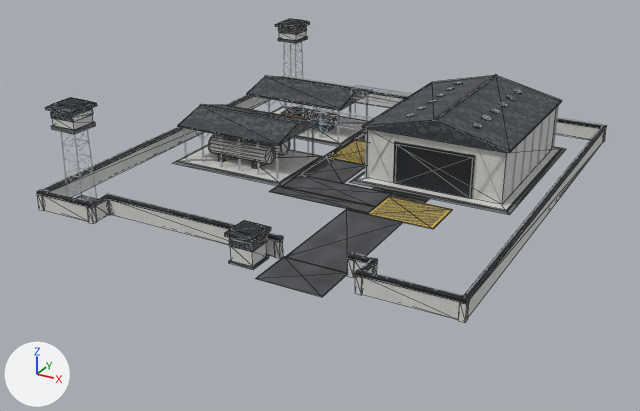
What one commit did to the glTF model Models/logistics_camp_lvl2.glb.
The view is the same before and after, from a camera (50 mm lens) standing at (76.4, -151.2, 66.7) and looking at (-2.5, -7.8, -5.0). The axes (+X, +Y, +Z) are drawn at lower left. The lights are the same throughout. The first picture is the older version. Mesh edges are drawn as thin lines on the coarser meshes. Vertices at exactly the same position are counted once.

The scene before the commit, as lines of its bpy script (objects in view):
```python
me_log_l2_concdark_007 = bpy.data.meshes.new('LOG_L2_ConcDark.007')
me_log_l2_concdark_007.from_pydata(...)  # 96 vertices, 144 faces; spans x -38.7..35.4, y -45.5..41.7, z 0.0..16.0
me_log_l2_concdark_007.materials.append(mat_mat_no_concrete_dark)  # picture img_tex_no_concrete_dark
me_log_l2_doorcorr_007 = bpy.data.meshes.new('LOG_L2_DoorCorr.007')
me_log_l2_doorcorr_007.from_pydata(...)  # a box spanning x 11.3..26.7, y -2.2..-2.0, z 0.5..8.7
me_log_l2_doorcorr_007.materials.append(mat_mat_no_door_corrugated)  # picture img_tex_no_door_corrugated
me_log_l2_roofcorr_007 = bpy.data.meshes.new('LOG_L2_RoofCorr.007')
me_log_l2_roofcorr_007.from_pydata(...)  # 66 vertices, 120 faces; spans x -39.2..33.8, y -45.8..42.2, z 5.0..19.8
me_log_l2_roofcorr_007.materials.append(mat_mat_no_roof_corrugated)  # picture img_tex_no_roof_corrugated
ob_log_l2_concdark = bpy.data.objects.new('LOG_L2_ConcDark', me_log_l2_concdark_007)
ob_log_l2_concdark.location = (0.0, 0.0, 0.0)
ob_log_l2_doorcorr = bpy.data.objects.new('LOG_L2_DoorCorr', me_log_l2_doorcorr_007)
ob_log_l2_doorcorr.location = (0.0, 0.0, 0.0)
ob_log_l2_roofcorr = bpy.data.objects.new('LOG_L2_RoofCorr', me_log_l2_roofcorr_007)
ob_log_l2_roofcorr.location = (0.0, 0.0, 0.0)
# also in view: 'LOG_L2_SteelDark' at (0.0, -0.2, 10.3); 'LOG_L2_ConcLight' at (0.0, -0.4, 9.5); 'LOG_L2_HatchZone' at (8.9, 0.4, 0.1); 'LOG_L2_WindowDark' at (-16.4, -1.9, 10.8); 'LOG_L2_SteelTruss' at (0.0, 0.0, 7.9)
```
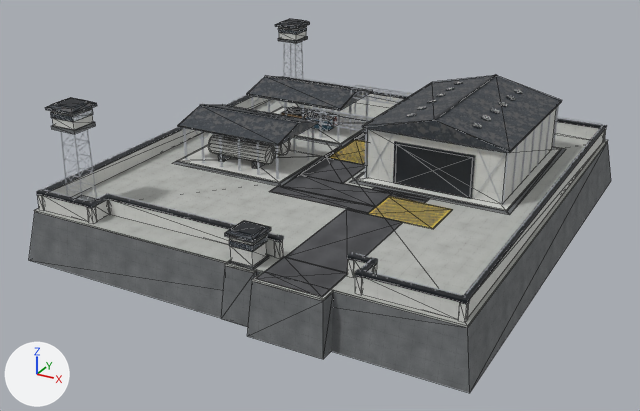
Diff of the bpy script that builds the scene:
```diff
--- a/Models/logistics_camp_lvl2.glb.py
+++ b/Models/logistics_camp_lvl2.glb.py
@@ img_tex_no_concrete_mid @@
+img_tex_no_concrete_mid = load_image('tex_no_concrete_mid', '_unpacked/tex_no_concrete_mid', 512, 512, 'sRGB')
@@ mat_mat_no_concrete_mid @@
+mat_mat_no_concrete_mid = principled_material('Mat_NO_Concrete_Mid')
+mat_mat_no_concrete_mid.texture = img_tex_no_concrete_mid
+mat_mat_no_concrete_mid.roughness = 0.88
@@ me_log_l2_concdark_007 @@
 # used by ob_log_l2_concdark; location = (0.0, 0.0, 0.0)
 # verts and faces of me_log_l2_concdark_007; kept vertices keep their numbers, new ones are numbered from 96
-me_log_l2_concdark_007.from_pydata(...)  # 96 vertices, 144 faces; spans x -38.7..35.4, y -45.5..41.7, z 0.0..16.0
+me_log_l2_concdark_007.from_pydata(...)  # 120 vertices, 180 faces; spans x -43.8..43.8, y -49.5..46.8, z -10.0..16.0
+# me_log_l2_concdark_007 part 1
+verts[96] = (-43.8, -46.8, -10.0)  # pixel (28, 260)
+verts[97] = (43.8, -46.8, -10.0)  # pixel (469, 393)
+verts[98] = (43.8, 46.8, -10.0)  # pixel (611, 180)
+verts[99] = (-43.8, 46.8, -10.0)
+verts[100] = (-42.2, -45.2, -0.3)  # pixel (34, 211)
+verts[101] = (42.2, -45.2, -0.3)  # pixel (467, 327)
+verts[102] = (42.2, 45.2, -0.3)  # pixel (607, 141)
+verts[103] = (-42.2, 45.2, -0.3)
+faces += [(96, 99, 98), (100, 101, 103), (96, 97, 101), (96, 101, 100), (97, 98, 102), (97, 102, 101)]
+faces += [(98, 99, 103), (98, 103, 102), (96, 100, 99), (99, 100, 103), (96, 98, 97), (101, 102, 103)]
+# me_log_l2_concdark_007 part 2
+# 16 vertices are added at x 0.3..21.0, y -49.5..-45.2, z -9.9..-0.3
+# 24 new faces join them
 me_log_l2_concdark_007.materials.append(mat_mat_no_concrete_dark)
@@ me_log_l2_concmid_001 @@
+me_log_l2_concmid_001.from_pydata(...)  # a box spanning x -42.2..42.2, y -45.2..45.2, z -0.4..0.0; a box spanning x 0.8..6.4, y -45.9..-45.2, z -0.4..0.0; a box spanning x 7.6..20.4, y -48.4..-45.2, z -0.4..0.0
+me_log_l2_concmid_001.materials.append(mat_mat_no_concrete_mid)  # picture img_tex_no_concrete_mid
@@ ob_log_l2_concmid @@
+ob_log_l2_concmid = bpy.data.objects.new('LOG_L2_ConcMid', me_log_l2_concmid_001)
+ob_log_l2_concmid.location = (0.0, 0.0, 0.0)
```

Changed parts and their boxes (x1, y1, x2, y2) in the pictures (640 x 411 px):
'LOG_L2_ConcDark', reshaped (13% wider, 52% taller)
    before: (52, 36, 566, 270)
    after: (29, 36, 611, 393)
'LOG_L2_ConcMid', added
    after: (35, 100, 608, 328)
part 1 of me_log_l2_concdark_007, added
    after: (29, 142, 611, 393)
part 2 of me_log_l2_concdark_007, added
    after: (221, 266, 333, 359)
